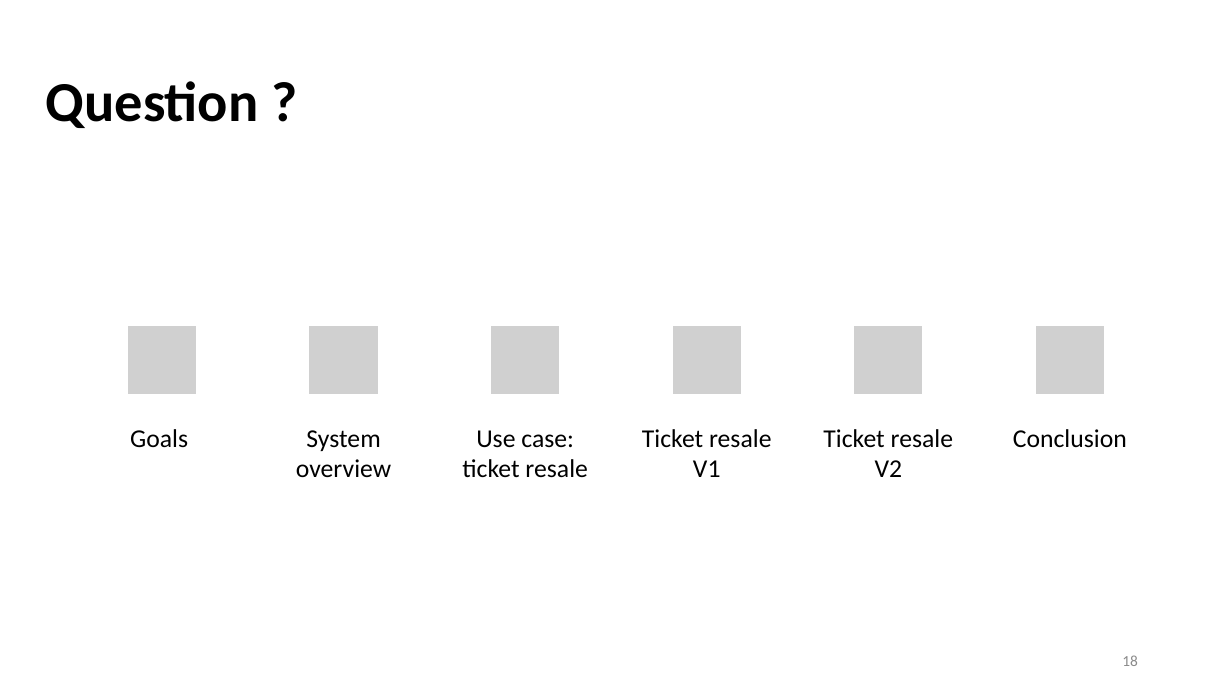
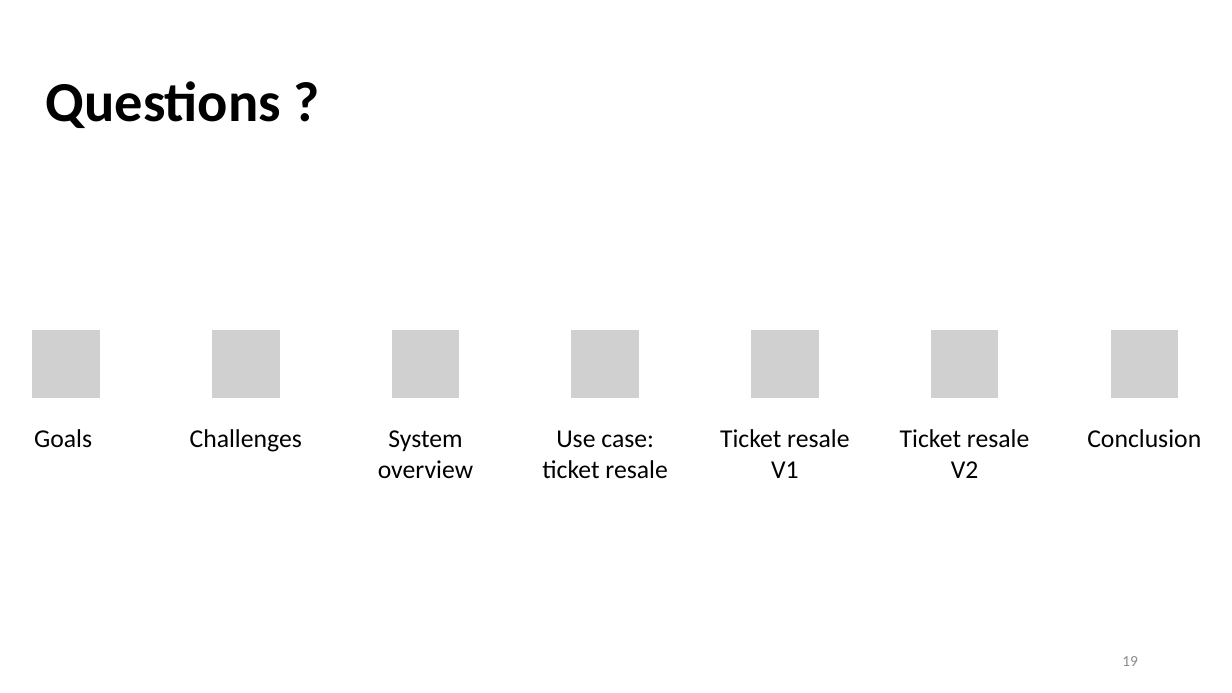
Before and after one commit to yanngabb/marketplace, a slide deck: slide 19 of rapport/Master_Thesis_Presentation_Yann_Gabbud.pptx (slide 18 before the commit). Drawn at 1232x693 pixels with LibreOffice and Linux fonts; fonts in the diff are those of the drawing; grey boxes stand for pictures. Boxes give left, top, right and bottom in pixels: in the first picture for what was removed or moved away, otherwise in the second. Text is boxed around its words. In the diff, an @@ line names an element or a change of style, - is before the commit and + after.

```diff
--- a/rapport/Master_Thesis_Presentation_Yann_Gabbud.pptx
+++ b/rapport/Master_Thesis_Presentation_Yann_Gabbud.pptx
@@ title at (46,81,281,128): text changed @@
-Question ?
+Questions ?
@@ group removed at (128,325,1104,395): 4 pictures @@
@@ picture: place and size @@
-picture at (309,325,378,395)
+picture at (212,330,280,398)
@@ picture: place and size @@
-picture at (491,325,560,395)
+picture at (391,330,459,398)
@@ group added at (31,330,1178,452): 5 pictures, 1 text @@
+Challenges
@@ text "Goals": place and size @@
-text "Goals" at (130,429,188,447)
+text "Goals" at (34,429,92,447)
@@ text "System overview": place and size @@
-text "System overview" at (296,430,391,477)
+text "System overview" at (378,430,473,478)
@@ text "Use case: ticket resale": place and size @@
-text "Use case: ticket resale" at (462,430,587,478)
+text "Use case: ticket resale" at (542,430,667,479)
@@ text "Ticket resale V1": place and size @@
-text "Ticket resale V1" at (642,429,771,477)
+text "Ticket resale V1" at (720,429,849,478)
@@ text "Ticket resale V2": place and size @@
-text "Ticket resale V2" at (823,429,953,477)
+text "Ticket resale V2" at (900,429,1029,478)
@@ text "Conclusion": place and size @@
-text "Conclusion" at (1013,429,1127,448)
+text "Conclusion" at (1087,429,1201,448)
@@ page number at (1122,656,1138,666): text changed @@
-18
+19
```
Also in this commit, not shown: 12 other slides changed, 7 slides added, 2 slides removed.
